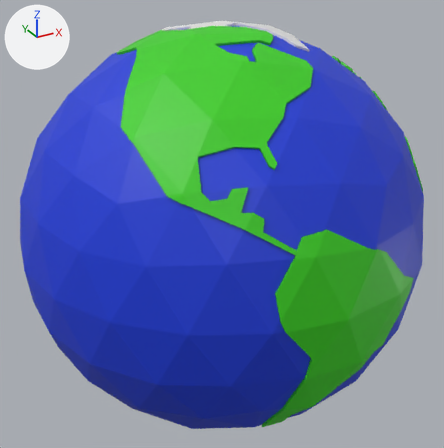
An edit to the FBX model Assets/Models/globe.fbx, drawn before and after from the same camera.
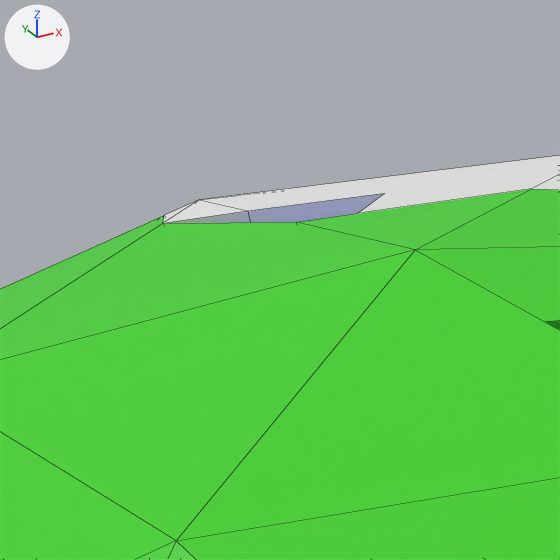
Old and new are each drawn whole from a 50 mm lens placed at (-1.399, -2.545, 1.285), pointed at (0.002, 0.003, 0.011) and again close up on the part from 31% to 49% of the width and 0% to 17% of the height. The axes (+X, +Y, +Z) are drawn at upper left. The lights are the same throughout. The close-ups show mesh edges as thin lines. Vertices at the same position are counted once.

Objects in the first close-up: 'globe', 'north_america'.
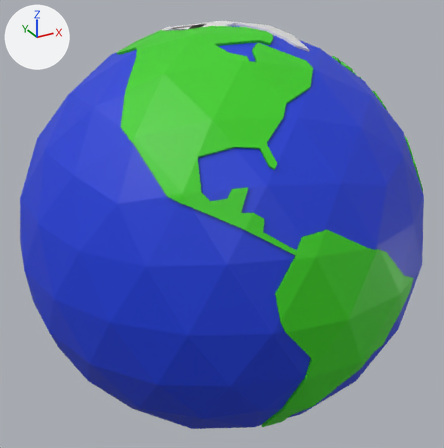
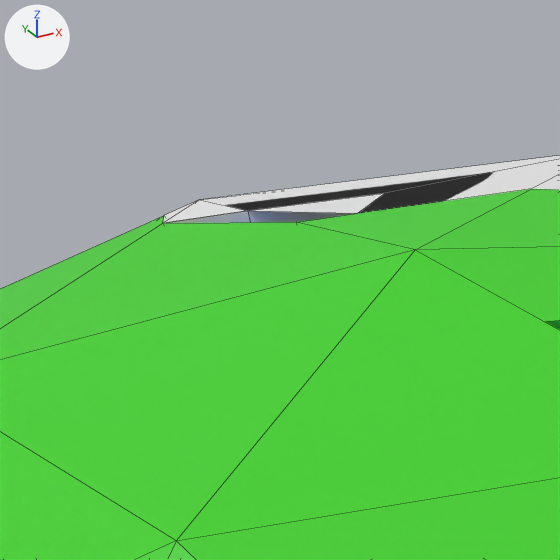
Boxes [x1, y1, x2, y2] around the edits, measured in the close-ups (560 x 560 px):
'north_america', reshaped: before [0, 189, 560, 560]; after [0, 156, 560, 560]
'globe', reshaped: before [163, 156, 560, 330]; after [168, 211, 560, 330]
part 1 of me_globe, deleted: before [163, 156, 560, 223]
part 2 of me_globe_008, built on: after [163, 156, 560, 223]

The change in detail:
me_globe_008 is used by ob_north_america; location (0.0, 0.0, 0.0).
me_globe_008 had 85 vertices, 39 faces and spanned x -0.635..0.311, y -0.841..0.371, z 0.39..1.01.
me_globe_008 now has 85 vertices, 47 faces and spans x -0.635..0.311, y -0.841..0.371, z 0.39..1.01.
Part 2, on me_globe_008:
1 face is deleted.
9 new faces join them, mat_white (white #e7e7e7).
me_globe is used by ob_globe; location (0.0, 0.0, 0.0).
me_globe had 1054 vertices, 981 faces and spanned x -1.0..1.0, y -1.0..1.0, z -1.0..1.01.
me_globe now has 1049 vertices, 972 faces and spans x -1.0..1.0, y -1.0..1.0, z -1.0..1.0.
me_globe part 1: 4 vertices removed from x -0.21..0.0, y -0.06..0.31, z 0.92..1.01.
